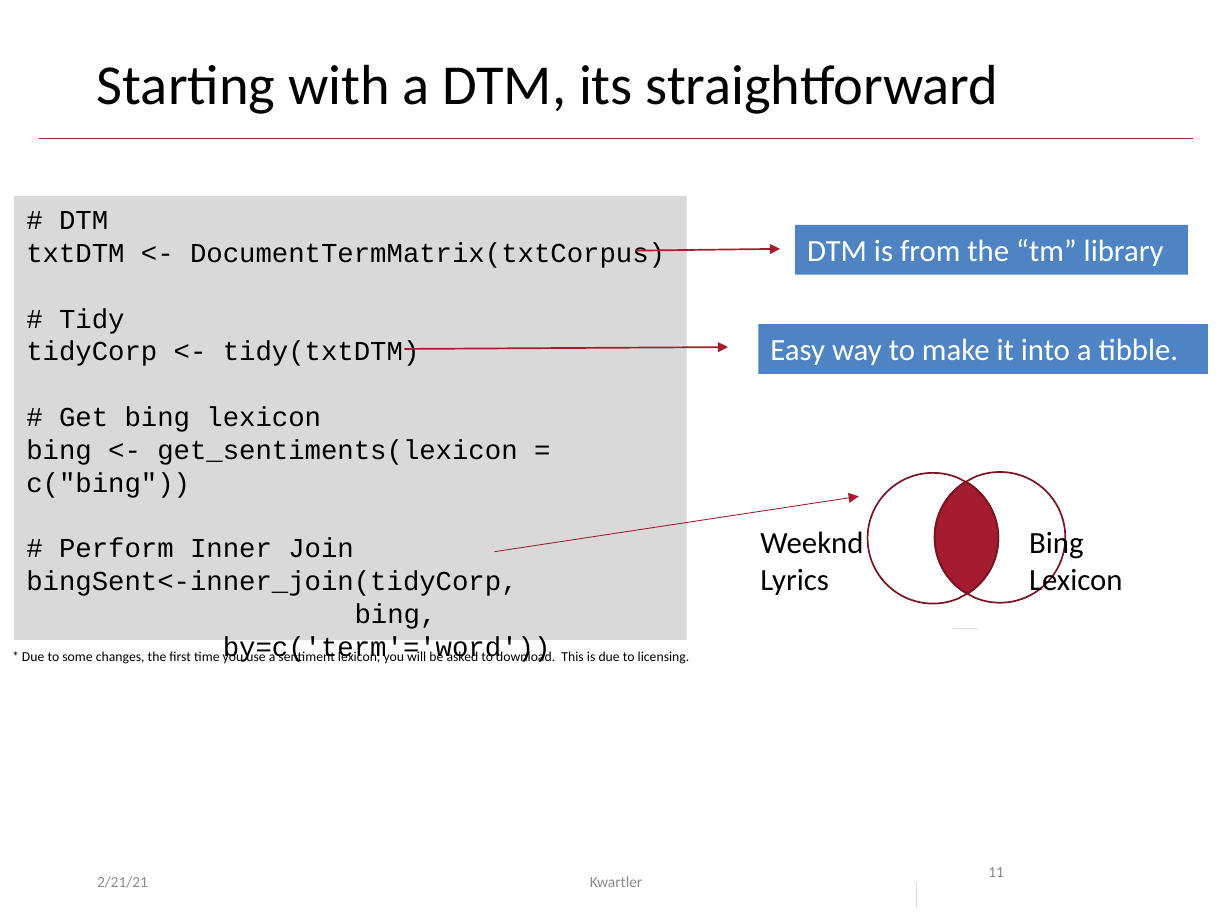
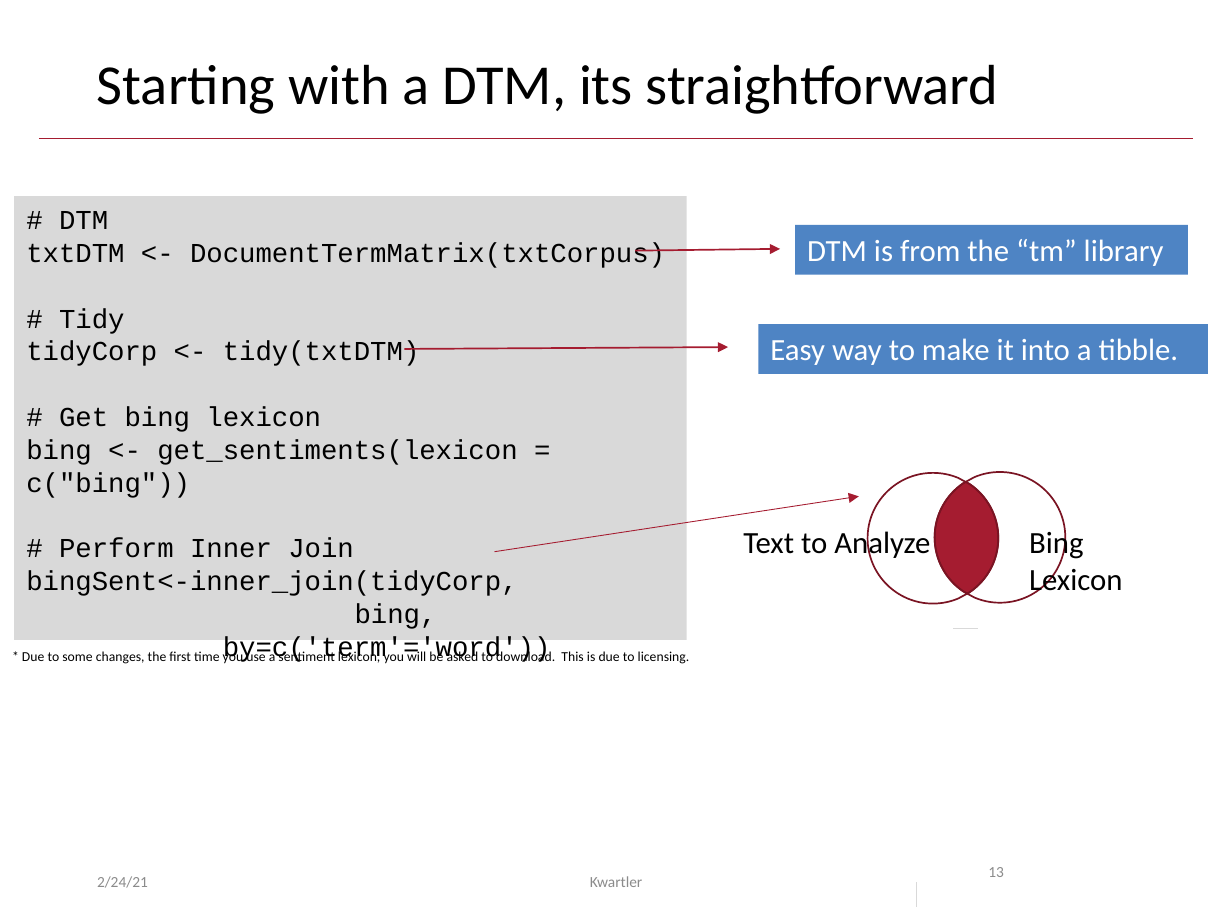
Before and after one commit to kwartler/Harvard_NLP_Student, a slide deck: slide 13 of lessons/E_Polarization_Sentiment/tidy sentiment.pptx (slide 11 before the commit). Drawn at 1232x924 pixels with LibreOffice and Linux fonts; fonts in the diff are those of the drawing; background and template pictures are left out. Boxes give left, top, right and bottom in pixels: in the first picture for what was removed or moved away, otherwise in the second. Text is boxed around its words. In the diff, an @@ line names an element or a change of style, - is before the commit and + after.

```diff
--- a/lessons/E_Polarization_Sentiment/tidy sentiment.pptx
+++ b/lessons/E_Polarization_Sentiment/tidy sentiment.pptx
@@ text at bbox=[743, 528, 930, 562]: text changed @@
-Weeknd Lyrics
+Text to Analyze
@@ page number at bbox=[988, 867, 1004, 877]: text changed @@
-11
+13
@@ text at bbox=[97, 876, 148, 888]: text changed @@
-2/21/21
+2/24/21
```
Also in this commit, not shown: 12 other slides changed, 2 slides added, 2 slides removed, 5 other files.
